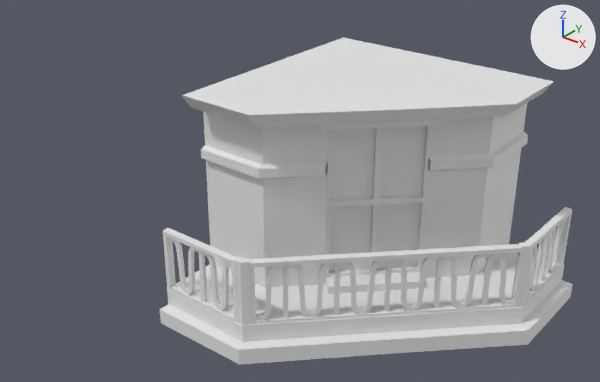
A saved change to the FBX model Assets/3D_Assets/BuildingCubes/CornerBalconyWindow.fbx.
The view is the same before and after, from a 50 mm camera at (6.37, -7.11, 5.93) aimed at (0.58, 0.13, 1.44). Arrows for +X, +Y and +Z are at upper right; the lights stay in place. Where no turn or scale is listed for an object, it has been applied to the vertices.

The first picture shows 'CornerFlat', 'Line007', 'Object013', 'Object014'.
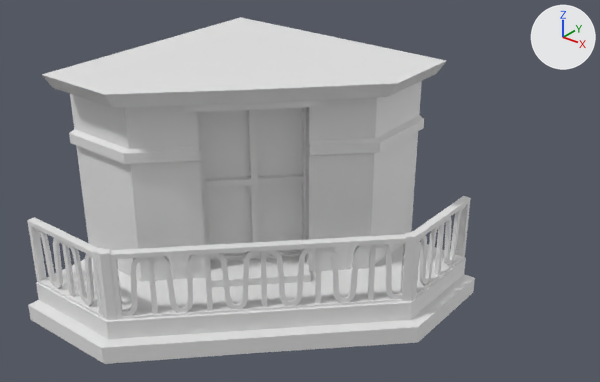
What the commit changed:
me_mesh_001 has 81 vertices, 70 faces and spans x 0.35..1.71, y -1.71..-0.35, z 0.36..2.85.
me_mesh_001 is used by ob_object013; location (0.189, 1.913, -0.445).
Before the commit, vertices of me_mesh_001: 47 (1.64, -0.74, 0.56) at pixel (424, 281), 48 (0.74, -1.64, 0.56) at pixel (328, 286), 49 (1.19, -1.19, 0.56) at pixel (376, 284), 54 (1.64, -0.74, 0.36), 55 (0.74, -1.64, 0.36).
Before the commit, vertices of me_mesh_001: 56 (1.19, -1.19, 0.36).
me_mesh_001 part 1: all 4 vertices in x 0.6..0.71, y -1.71..-1.61, z 2.72..2.85 are moved by (0.17, -0.17, 0.0).
me_mesh_001 part 2: all 4 vertices in x 1.61..1.71, y -0.71..-0.6, z 2.72..2.85 are moved by (0.17, -0.17, 0.0).
me_mesh_001 part 3: all 2 vertices in x 1.16, y -1.16, z 2.72..2.85 are moved by (0.17, -0.17, 0.0).
Part 4, on me_mesh_001:
Vertices 47, 48, 49, 54, 55, 56 of me_mesh_001 move by (0.17, -0.17, 0.0).
Object 'Object013' (ob_object013) moves from (0.189, 1.913, -0.445) to (-0.801, 0.708, -0.009).
Object 'Object014' (ob_object014) moves from (0.192, 1.909, -0.445) to (-0.822, 0.681, -0.009).
Object 'Line007' (ob_line007) moves from (-0.563, -0.934, 0.435) to (-1.391, -2.288, 0.868).
Object 'CornerFlat' (ob_cornerflat) moves from (0.815, 1.374, -0.445) to (0.0, 0.0, 0.0).

Changed parts and their boxes [x1, y1, x2, y2] in the pictures (600 x 382 px; the box of a moved part takes in the faces that stretch with it):
'CornerFlat', moved
    before: [160, 37, 573, 365]
    after: [28, 17, 475, 364]
'Line007', moved
    before: [163, 207, 572, 325]
    after: [27, 196, 471, 320]
'Object014', moved
    before: [329, 126, 426, 271]
    after: [201, 108, 300, 254]
'Object013', reshaped, moved (9% wider, 7% taller)
    before: [318, 119, 447, 294]
    after: [183, 100, 324, 288]
part 1 of me_mesh_001, moved or reshaped
    before: [318, 124, 330, 130]
    after: [183, 105, 197, 112]
part 2 of me_mesh_001, moved or reshaped
    before: [436, 119, 447, 125]
    after: [311, 100, 324, 107]
part 3 of me_mesh_001, moved or reshaped
    before: [330, 120, 436, 130]
    after: [195, 100, 312, 112]
part 4 of me_mesh_001, moved or reshaped
    before: [326, 272, 420, 294]
    after: [210, 256, 311, 288]
